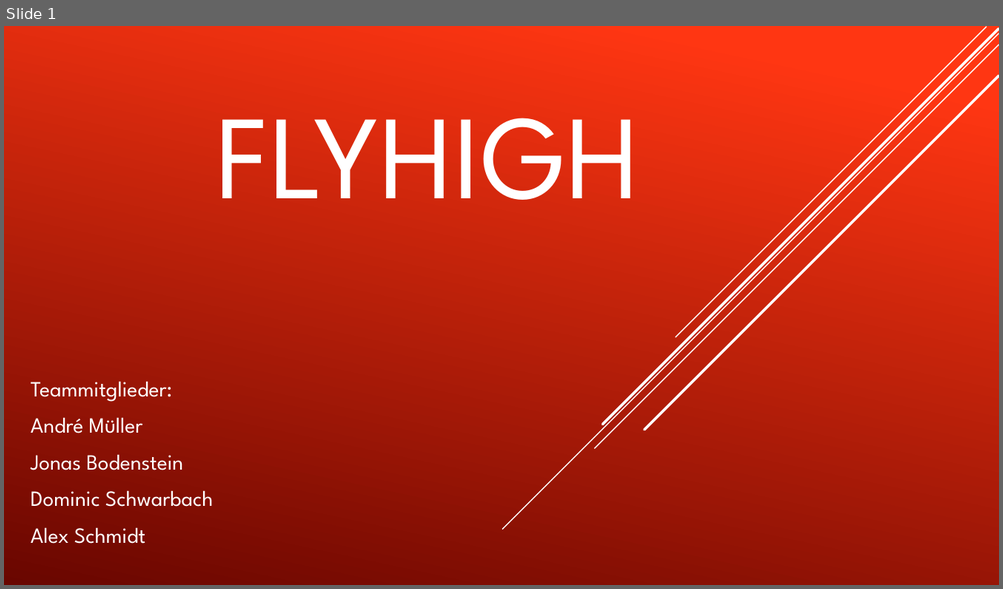
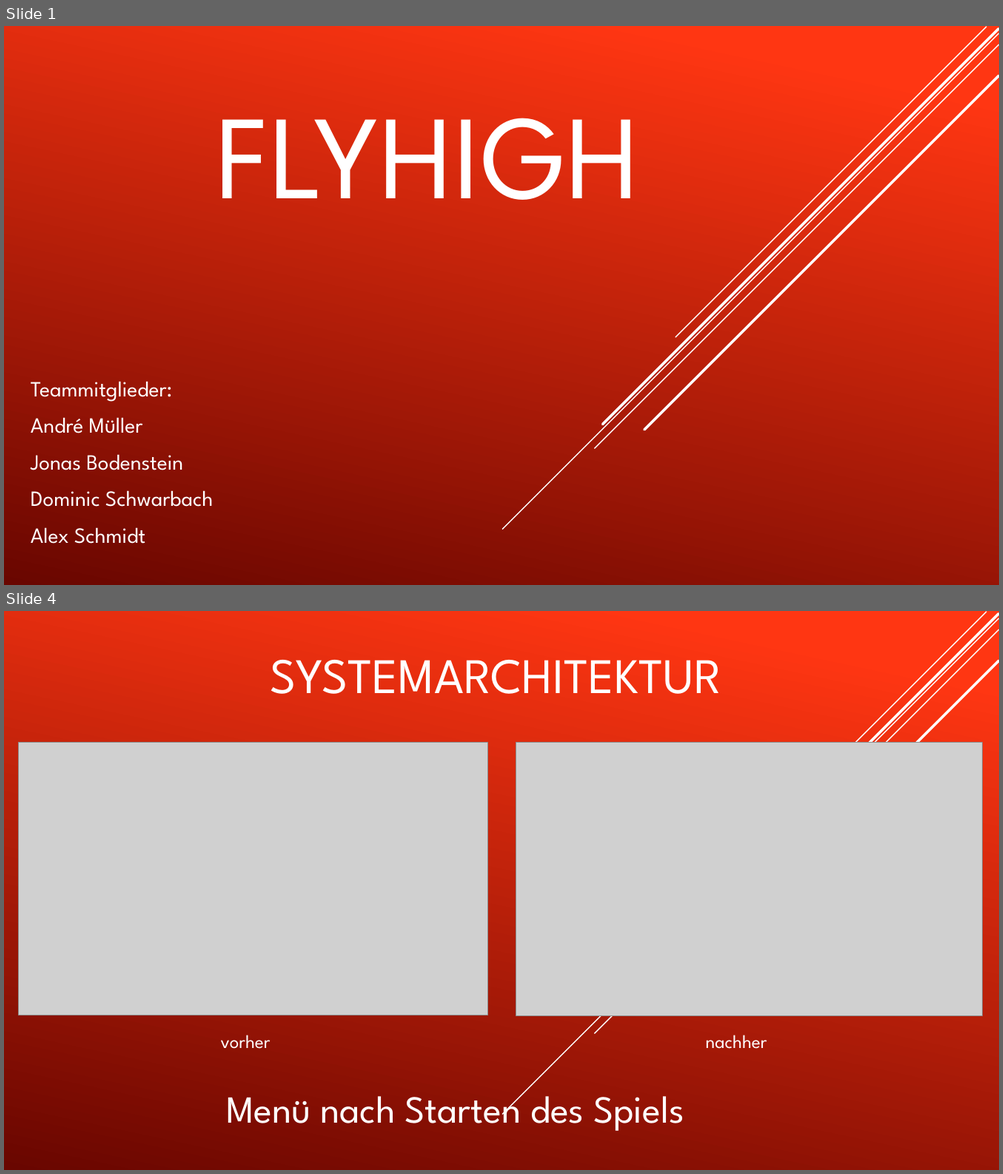
Before and after one commit to BodensteinJonas/GDV-Projekt, a slide deck: Präsi/FlyHigh Abschlusspräsentation.pptx. Shown one above the other, each under a label of ours: slide 1 before the commit, slides 1 and 4 after it; the slides between them are not shown. The pictures are 1003x589 and 1003x1174 pixels, drawn with LibreOffice and Linux fonts; fonts in the diff are those of the drawing; grey boxes stand for pictures. Boxes give left, top, right and bottom in pixels: in the first picture for what was removed or moved away, otherwise in the second. Text is boxed around its words. In the diff, an @@ line names an element or a change of style, - is before the commit and + after.

```diff
--- a/Präsi/FlyHigh Abschlusspräsentation.pptx
+++ b/Präsi/FlyHigh Abschlusspräsentation.pptx
@@ slide 4 added at <box>4,611,999,1170</box>, background gradient #FF3712 to #6A0600; not listed: 5 template elements that a slide beside it also shows @@
@@ title added at <box>270,660,722,694</box>, 48 pt, text #FFFFFF @@
+SYSTEMARCHITEKTUR
@@ picture added at <box>19,743,488,1016</box> @@
@@ picture added at <box>516,743,982,1016</box> @@
@@ text added at <box>221,1035,270,1049</box>, 18 pt, text #FFFFFF @@
+vorher
@@ text added at <box>706,1035,767,1049</box>, 18 pt, text #FFFFFF @@
+nachher
@@ subtitle added at <box>226,1085,684,1131</box>, 37 pt, text #FFFFFF @@
+Menü nach Starten des Spiels
```
Also in this commit, not shown: 12 other slides added, 1 slide removed, 28 other files.
